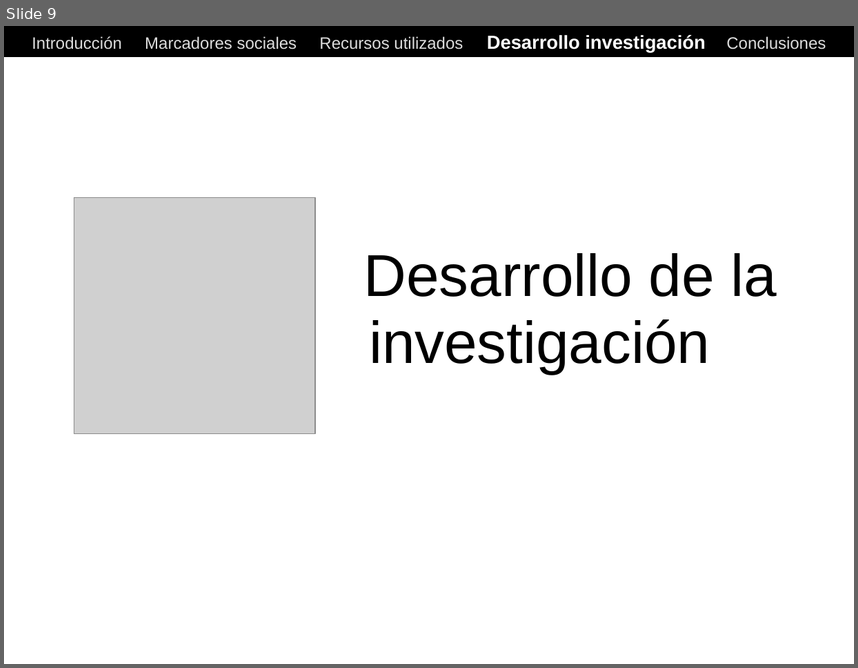
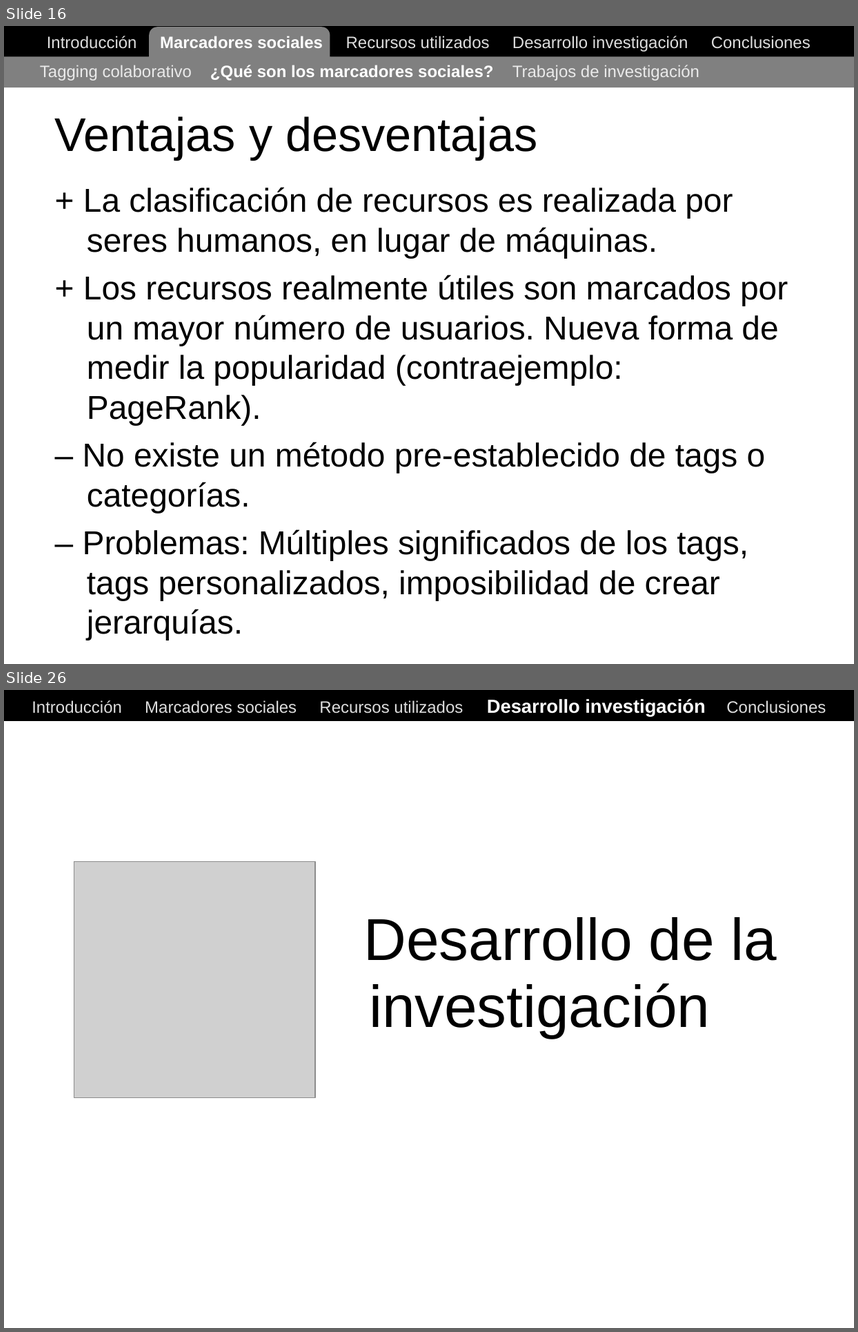
Before and after one commit to ak907kenai/nicotournetesis, a slide deck: docs_trunk/Nicolás Tourné - Presentación Tesis (v1).ppt. Shown one above the other, each under a label of ours: slide 9 before the commit, slides 16 and 26 after it; the slides between them are not shown. The pictures are 858x668 and 858x1332 pixels, drawn with LibreOffice and Linux fonts; fonts in the diff are those of the drawing; grey boxes stand for pictures. Boxes give left, top, right and bottom in pixels: in the first picture for what was removed or moved away, otherwise in the second. Text is boxed around its words. In the diff, an @@ line names an element or a change of style, - is before the commit and + after.

```diff
--- a/docs_trunk/Nicolás Tourné - Presentación Tesis (v1).ppt
+++ b/docs_trunk/Nicolás Tourné - Presentación Tesis (v1).ppt
@@ slide 16 added at [4,26,854,664], background #FFFFFF @@
@@ rectangle added at [4,26,854,56], fill #000000, outline #000000 0.74 pt @@
@@ text added at [47,36,811,52], 14 pt, text #DDDDDD @@
+Introducción Marcadores sociales Recursos utilizados Desarrollo investigación Conclusiones
@@ rounded rectangle added at [150,27,330,77], fill #808080 @@
@@ rectangle added at [4,56,854,87], fill #808080 @@
@@ text added at [40,65,700,81], 14 pt, text #EAEAEA @@
+Tagging colaborativo ¿Qué son los marcadores sociales? Trabajos de investigación
@@ title added at [55,116,537,160], 40 pt, text #000000 @@
+Ventajas y desventajas
@@ text added at [83,187,788,640], 28 pt, text #000000 @@
++ La clasificación de recursos es realizada por seres humanos, en lugar de máquinas.
++ Los recursos realmente útiles son marcados por un mayor número de usuarios. Nueva forma de medir la popularidad (contraejemplo: PageRank).
+– No existe un método pre-establecido de tags o categorías.
+– Problemas: Múltiples significados de los tags, tags personalizados, imposibilidad de crear jerarquías.
@@ what was slide 9 is now slide 26 @@
```
Also in this commit, not shown: 6 slides changed, 16 other slides added, 2 other files.
